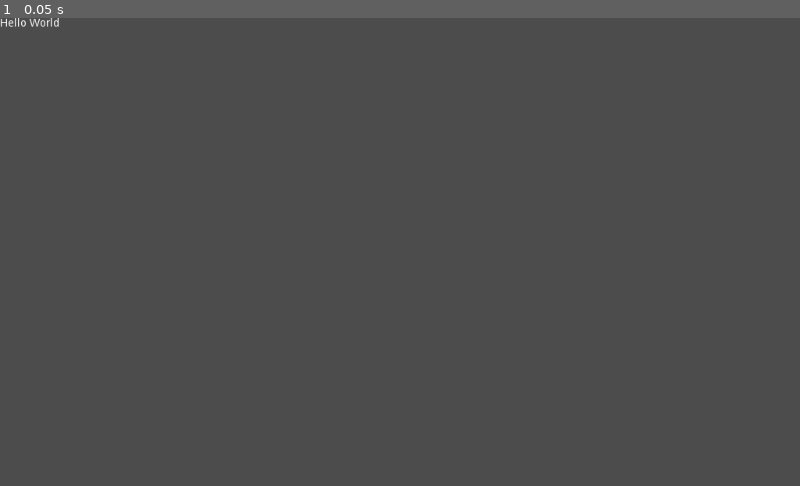
Above: before the commit, frame 1.
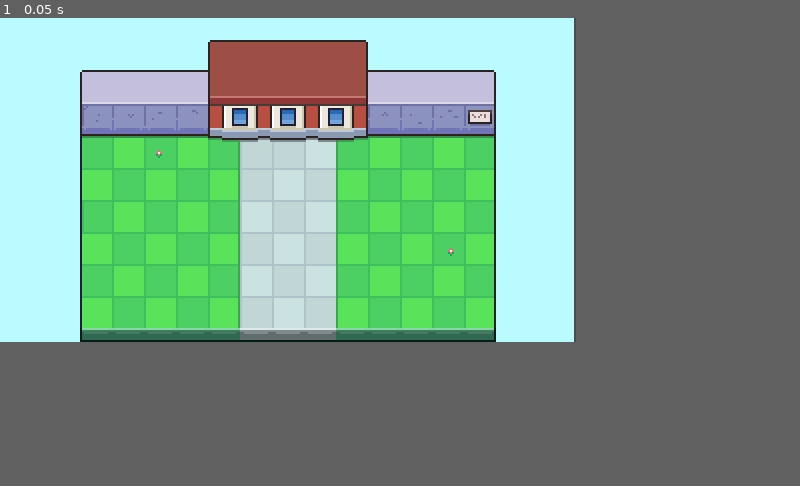
Above: after the commit, the same moment.

Repository: DustinMEastway/godot-sandbox
Game: Godot game, scene res://WorldMap.tscn
Two runs of this game, one before a commit and one after it. Both use one fixed random seed, a clock stepped at 60 frames per second and the inputs below. Before the commit the project starts from res://Hello.tscn.
Inputs:
- Up to frame 1 (0.05 s): no input
In our replay, the window is 800x468 before the commit and 576x324 after it. These sizes can differ from the game's own. Grey fills any space a smaller window leaves; there, only what the larger window draws over its background counts as a difference.

The runs differ from the first frame. In frame 1, 50% of the frame differs, in the area x 0-72%, y 0-70%.

Commit message:
Tutorial-01: add background scene

Diff:
--- a/Hello.tscn
+++ /dev/null
@@ -1,6 +0,0 @@
-[gd_scene format=2]
-
-[node name="Label" type="Label"]
-margin_right = 40.0
-margin_bottom = 14.0
-text = "Hello World"
--- /dev/null
+++ b/WorldMap.tscn
@@ -0,0 +1,18 @@
+[gd_scene load_steps=2 format=2]
+
+[ext_resource path="res://Sprites/DemoMap.png" type="Texture" id=1]
+
+[node name="WorldMap" type="Node2D"]
+
+[node name="ColorRect" type="ColorRect" parent="."]
+margin_right = 287.0
+margin_bottom = 162.0
+color = Color( 0.733333, 0.988235, 1, 1 )
+__meta__ = {
+"_edit_use_anchors_": false
+}
+
+[node name="Sprite" type="Sprite" parent="."]
+texture = ExtResource( 1 )
+centered = false
+offset = Vector2( 40, 11 )
--- a/project.godot
+++ b/project.godot
@@ -16,8 +16,43 @@
 [application]
 
 config/name="Sandbox"
-run/main_scene="res://Hello.tscn"
+run/main_scene="res://WorldMap.tscn"
 config/icon="res://icon.png"
+
+[debug]
+
+settings/fps/force_fps=60
+
+[display]
+
+window/size/width=288
+window/size/height=162
+window/size/test_width=1024
+window/size/test_height=576
+window/stretch/mode="2d"
+
+[importer_defaults]
+
+texture={
+"compress/bptc_ldr": 0,
+"compress/hdr_mode": 0,
+"compress/lossy_quality": 0.7,
+"compress/mode": 0,
+"compress/normal_map": 0,
+"detect_3d": false,
+"flags/anisotropic": false,
+"flags/filter": false,
+"flags/mipmaps": false,
+"flags/repeat": 0,
+"flags/srgb": 2,
+"process/HDR_as_SRGB": false,
+"process/fix_alpha_border": true,
+"process/invert_color": false,
+"process/premult_alpha": false,
+"size_limit": 0,
+"stream": false,
+"svg/scale": 1.0
+}
 
 [rendering]
 
Binary file added: Sprites/DemoMap.png
Not shown, added: Sprites/DemoMap.png.import
